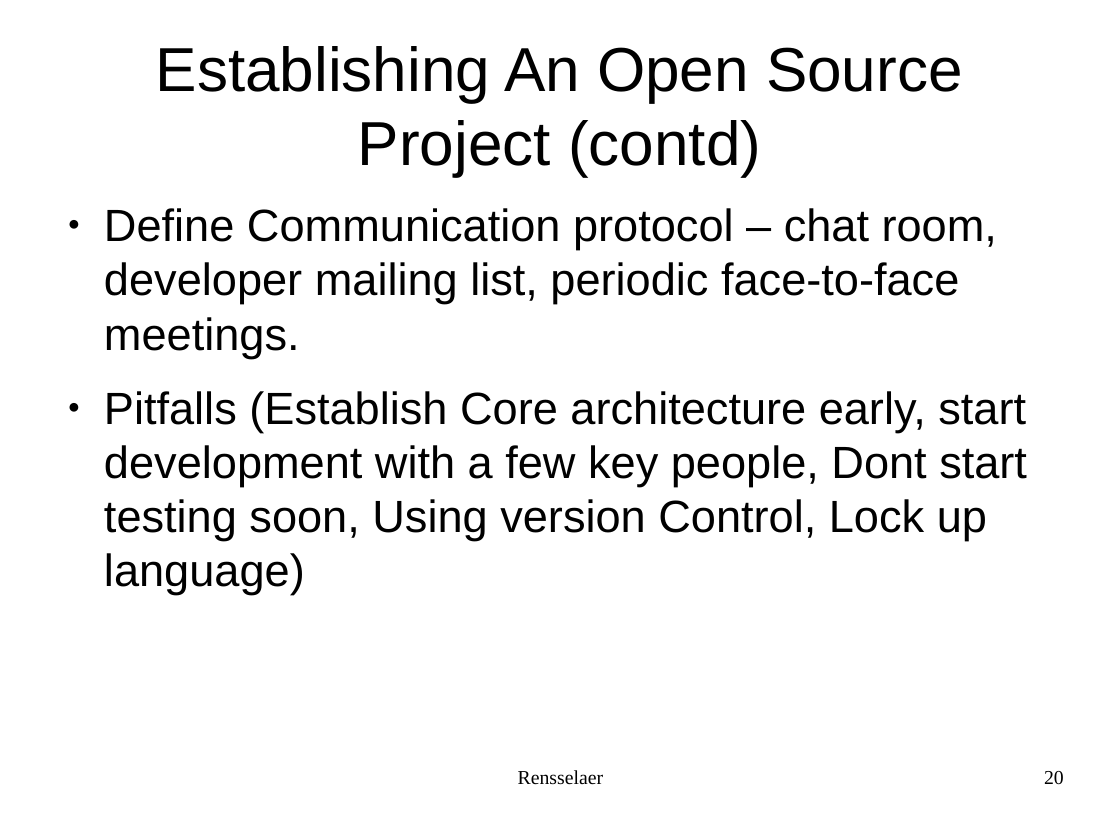
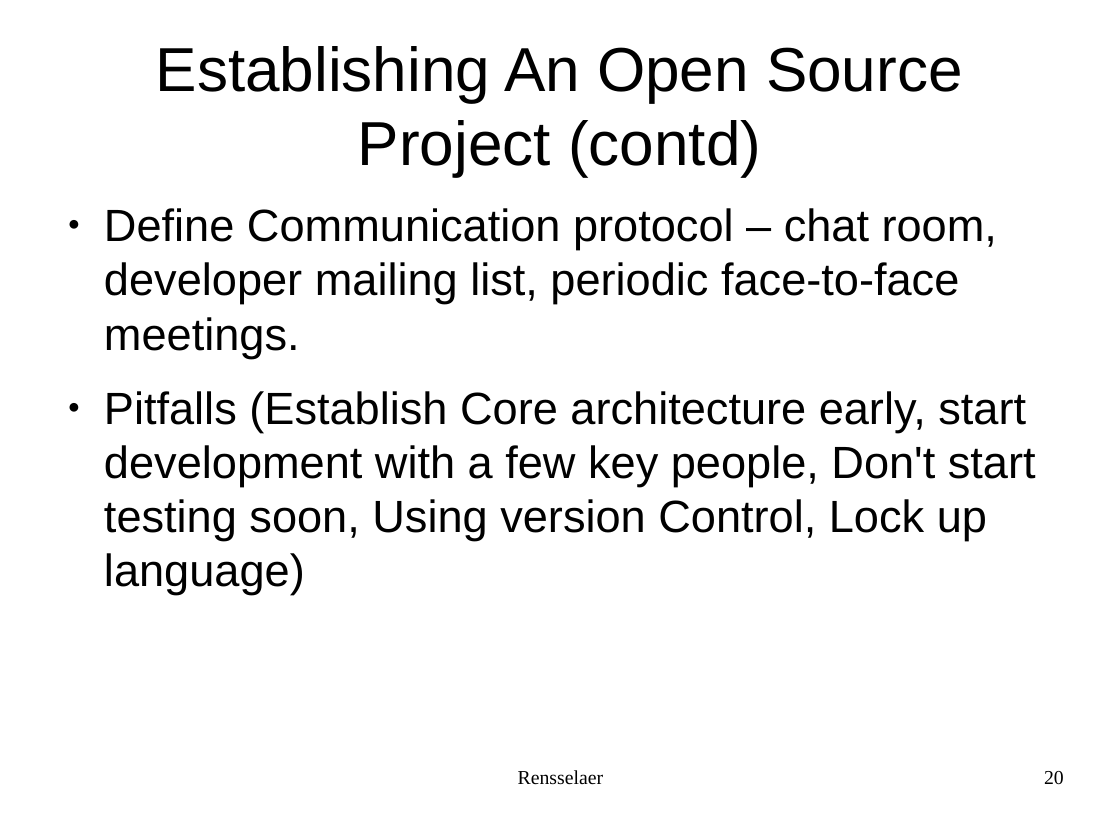
Before and after one commit to rcos/CSCI2963-01, a slide deck: slide 20 of Lectures/Lecture-1-2.odp. Drawn at 1120x840 pixels with LibreOffice and Linux fonts; fonts in the diff are those of the drawing. Boxes give left, top, right and bottom in pixels: in the first picture for what was removed or moved away, otherwise in the second. Text is boxed around its words. In the diff, an @@ line names an element or a change of style, - is before the commit and + after.

```diff
--- a/Lectures/Lecture-1-2.odp
+++ b/Lectures/Lecture-1-2.odp
@@ text at (104,391,1036,595): text changed @@
-● Pitfalls (Establish Core architecture early, start development with a few key people, Dont start testing soon, Using version Control, Lock up language)
+● Pitfalls (Establish Core architecture early, start development with a few key people, Don't start testing soon, Using version Control, Lock up language)
```
Also in this commit, not shown: 3 other files.
